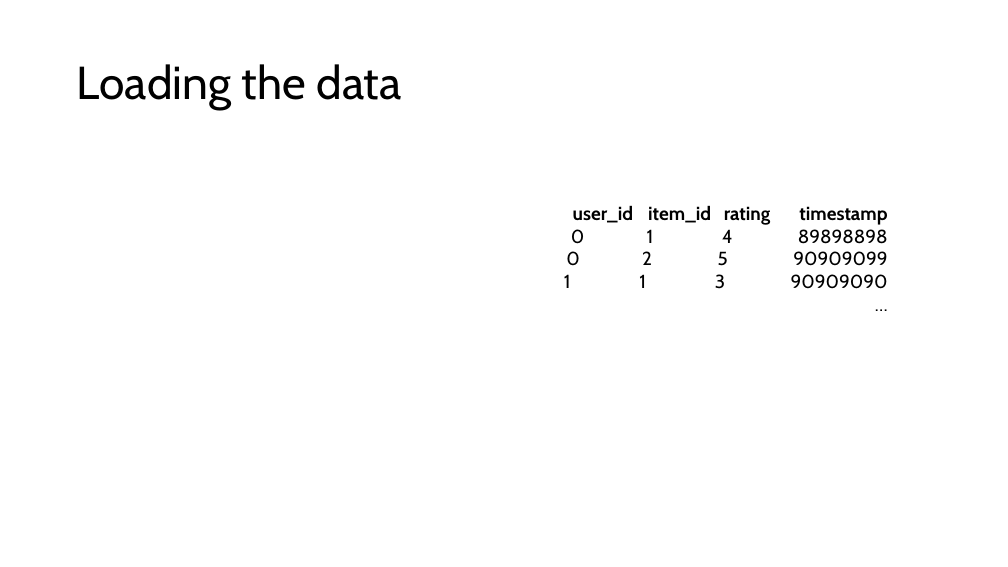
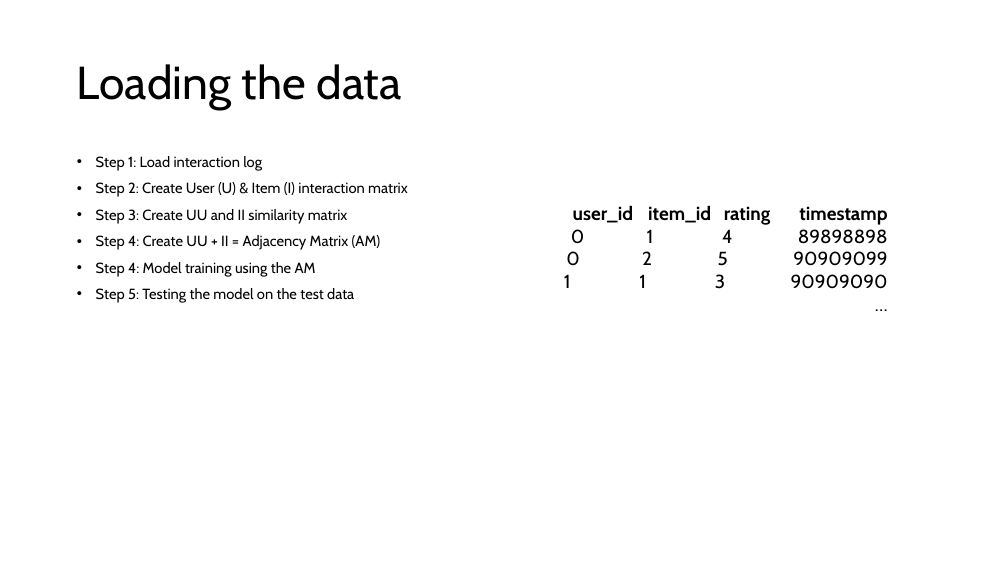
Before and after one commit to tseesurenb/hyperGCN, a slide deck: slide 3 of ppt/HyperGCN_20240830.pptx. Drawn at 1008x567 pixels with LibreOffice and Linux fonts; fonts in the diff are those of the drawing. Boxes give left, top, right and bottom in pixels: in the first picture for what was removed or moved away, otherwise in the second. Text is boxed around its words. In the diff, an @@ line names an element or a change of style, - is before the commit and + after.

```diff
--- a/ppt/HyperGCN_20240830.pptx
+++ b/ppt/HyperGCN_20240830.pptx
@@ text added at <box>96,156,408,303</box>, 14 pt, text #000000 @@
+• Step 1: Load interaction log
+• Step 2: Create User (U) & Item (I) interaction matrix
+• Step 3: Create UU and II similarity matrix
+• Step 4: Create UU + II = Adjacency Matrix (AM)
+• Step 4: Model training using the AM
+• Step 5: Testing the model on the test data
```
Also in this commit, not shown: 11 other files.
